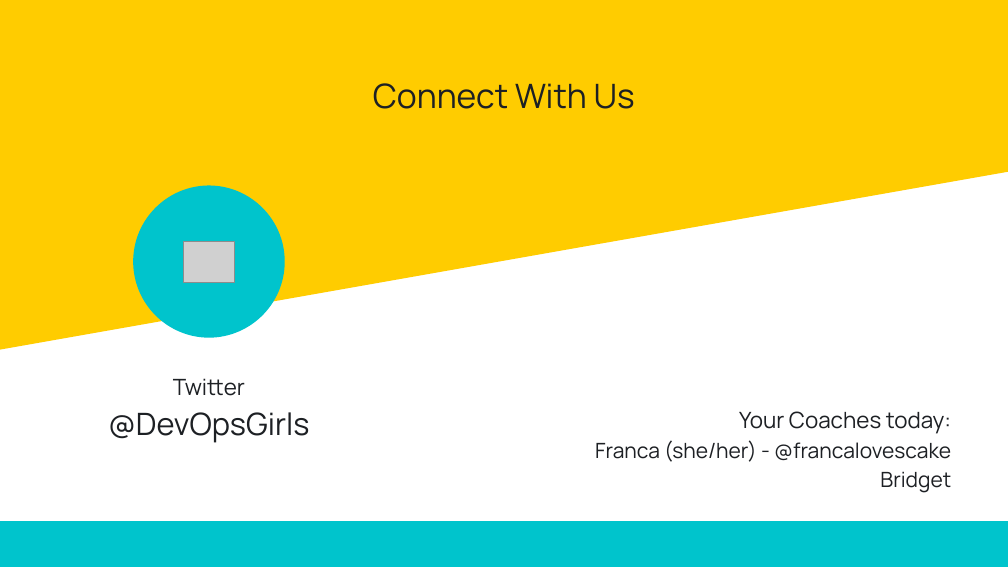
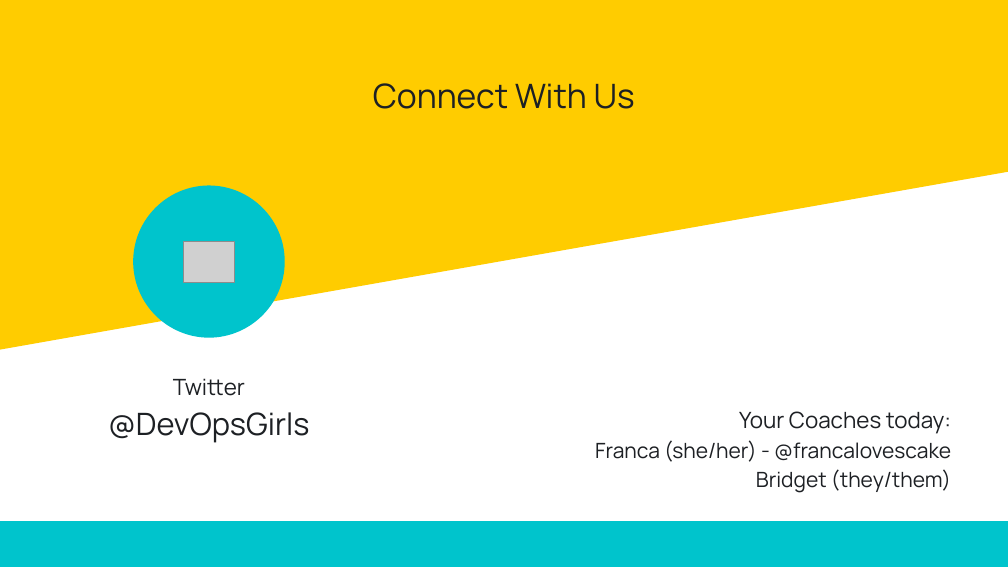
Before and after one commit to DevOps-Represent/terraform-workshop, a slide deck: slide 6 of facilitator/terraform-workshop-intro.pptx. Drawn at 1008x567 pixels with LibreOffice and Linux fonts; fonts in the diff are those of the drawing; grey boxes stand for pictures. Boxes give left, top, right and bottom in pixels: in the first picture for what was removed or moved away, otherwise in the second. Text is boxed around its words. In the diff, an @@ line names an element or a change of style, - is before the commit and + after.

Commit message:
Update bb part of powerpoint

```diff
--- a/facilitator/terraform-workshop-intro.pptx
+++ b/facilitator/terraform-workshop-intro.pptx
@@ text at [756,469,951,493]: text changed @@
-Bridget
+Bridget (they/them)
```
